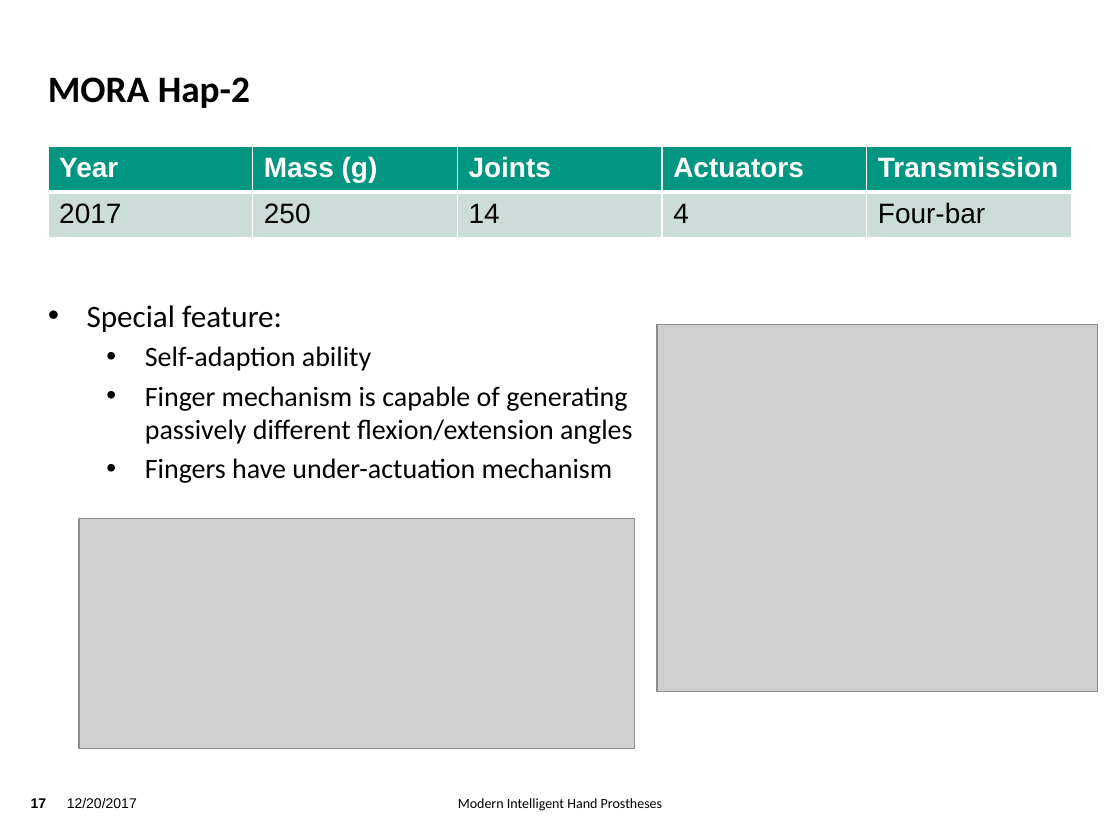
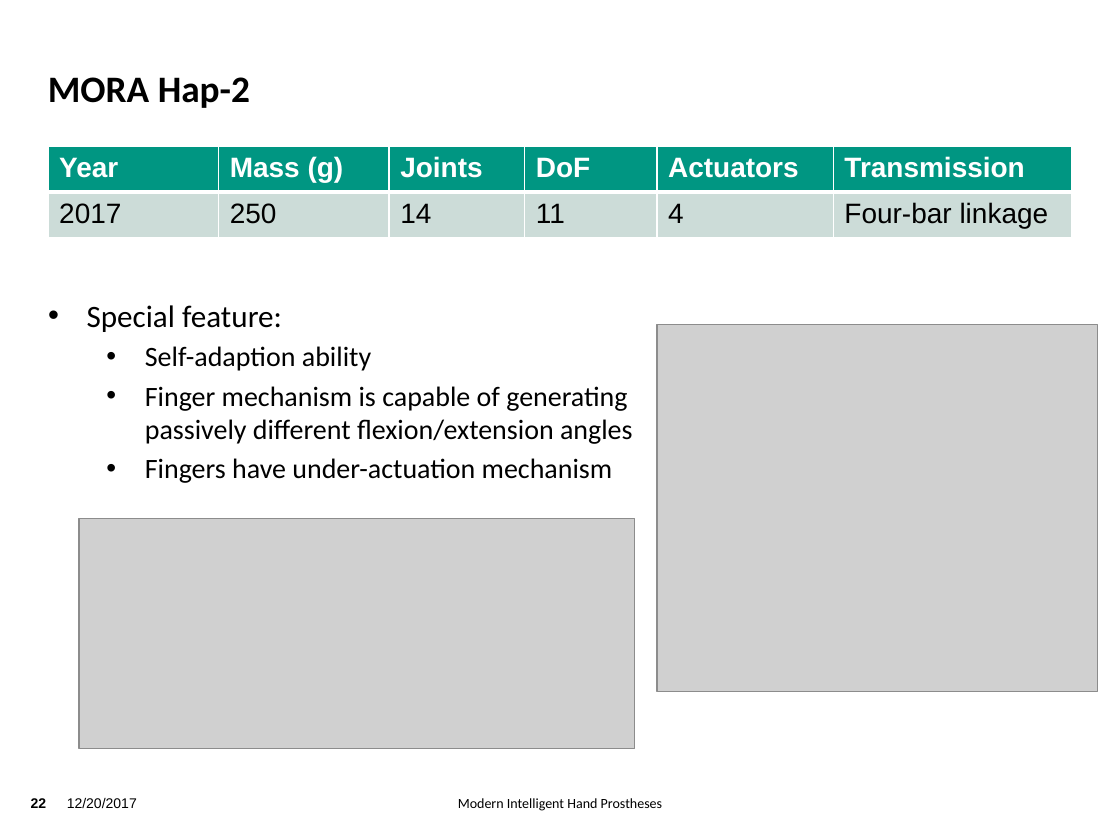
Before and after one commit to TsStocker/HumanoideRobotik, a slide deck: slide 22 of Vortrag/Vortrag.pptx (slide 17 before the commit). Drawn at 1120x840 pixels with LibreOffice and Linux fonts; fonts in the diff are those of the drawing; grey boxes stand for pictures; background and template pictures are left out. Boxes give left, top, right and bottom in pixels: in the first picture for what was removed or moved away, otherwise in the second. Text is boxed around its words. In the diff, an @@ line names an element or a change of style, - is before the commit and + after.

```diff
--- a/Vortrag/Vortrag.pptx
+++ b/Vortrag/Vortrag.pptx
@@ table at box(48, 147, 1071, 237) @@
+column 4: DoF | 11
-column 6, row 2: Four-bar
+column 6, row 2: Four-bar linkage
@@ page number at box(31, 798, 47, 808): text changed @@
-17
+22
```
Also in this commit, not shown: 13 other slides changed, 7 slides added, 1 slide removed, 1 other file.
